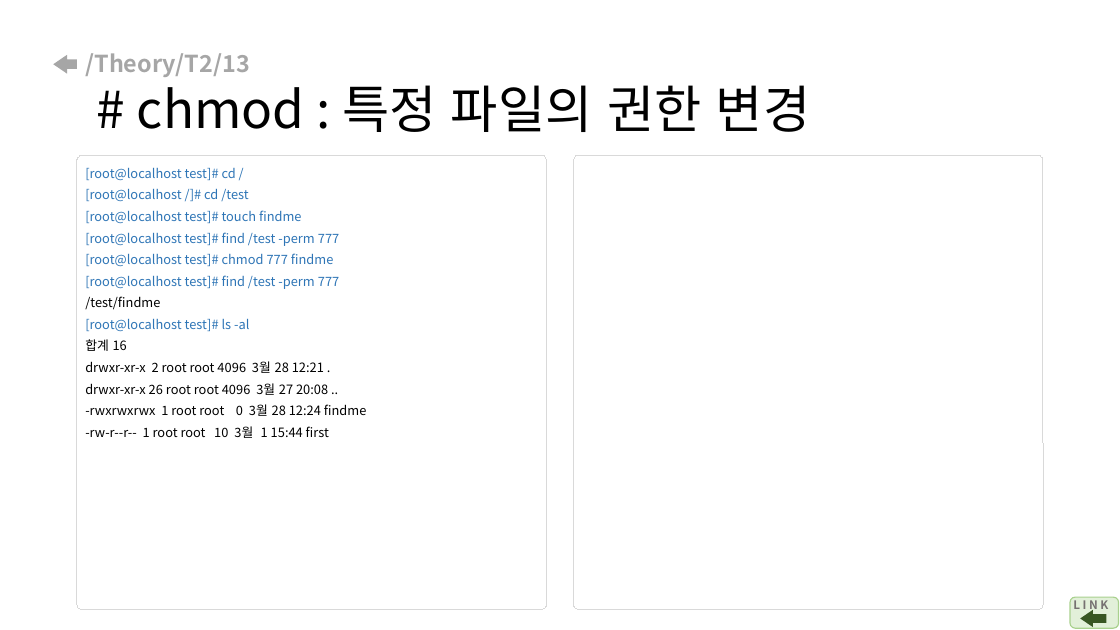
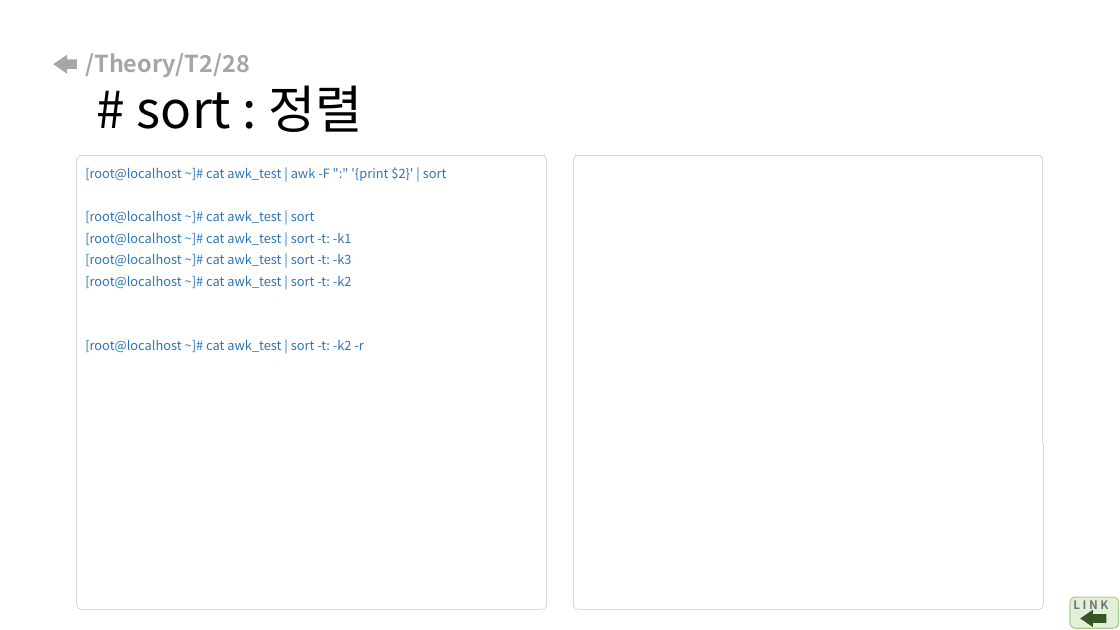
Before and after one commit to arizona95/CyberTraining, a slide deck: slide 13 of Lecture/student_class_ppt_21_2/국방사이버보안 과제.pptx (slide 25 before the commit). Drawn at 1120x630 pixels with LibreOffice and Linux fonts; fonts in the diff are those of the drawing. Boxes give left, top, right and bottom in pixels: in the first picture for what was removed or moved away, otherwise in the second. Text is boxed around its words. In the diff, an @@ line names an element or a change of style, - is before the commit and + after.

```diff
--- a/Lecture/student_class_ppt_21_2/국방사이버보안 과제.pptx
+++ b/Lecture/student_class_ppt_21_2/국방사이버보안 과제.pptx
@@ title at (85, 53, 363, 132): text changed; size 44 to 20 pt; text colour #000000 to #A6A6A6; bold on @@
-/Theory/T2/13
-# chmod : 특정 파일의 권한 변경
+/Theory/T2/28
+# sort : 정렬
@@ text at (85, 167, 447, 352): text changed @@
-[root@localhost test]# cd /
-[root@localhost /]# cd /test
-[root@localhost test]# touch findme
-[root@localhost test]# find /test -perm 777
-[root@localhost test]# chmod 777 findme
-[root@localhost test]# find /test -perm 777
-/test/findme
-[root@localhost test]# ls -al
-합계 16
-drwxr-xr-x 2 root root 4096 3월 28 12:21 .
-drwxr-xr-x 26 root root 4096 3월 27 20:08 ..
--rwxrwxrwx 1 root root 0 3월 28 12:24 findme
--rw-r--r-- 1 root root 10 3월 1 15:44 first
+[root@localhost ~]# cat awk_test | awk -F ":" '{print $2}' | sort
+[root@localhost ~]# cat awk_test | sort
+[root@localhost ~]# cat awk_test | sort -t: -k1
+[root@localhost ~]# cat awk_test | sort -t: -k3
+[root@localhost ~]# cat awk_test | sort -t: -k2
+[root@localhost ~]# cat awk_test | sort -t: -k2 -r
```
Also in this commit, not shown: 1 other slide changed, 7 slides added, 22 slides removed.
